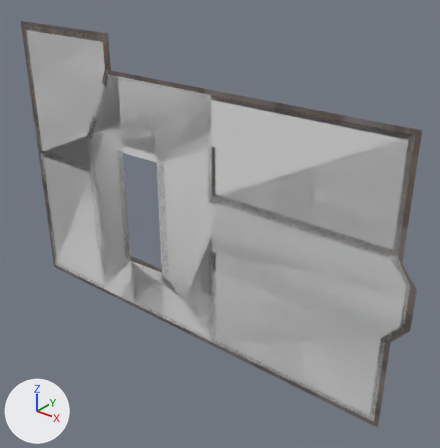
Before and after pictures for a commit that changed the FBX model Assets/Meshes/house1.FBX.
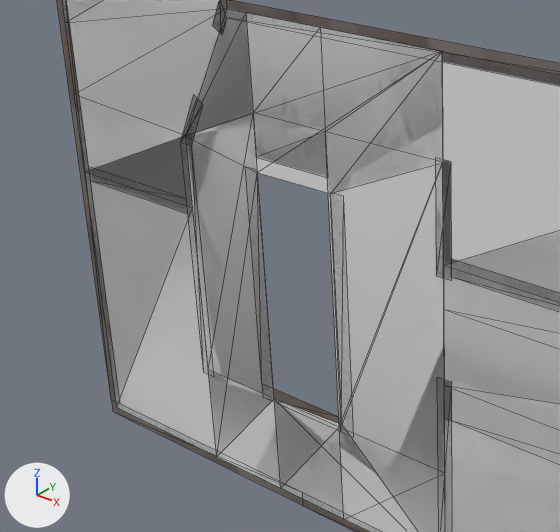
Old and new are each drawn whole from a camera (50 mm lens) standing at (21.1, -23.5, 14.3) and looking at (1.7, 0.8, -0.8) and again close up on the part from 0% to 61% of the width and 16% to 72% of the height. Lighting does not change. The marker at lower left points along +X, +Y and +Z. The close-ups show mesh edges as thin lines. Where no turn or scale is listed for an object, it has been applied to the vertices. Vertices at the same position are counted once.

Objects in the first close-up: 'house1_bathroom_floor', 'house1_bedroom_ambient', 'house1_guest_room_ambient', 'house1_hall_ambient', 'house1_hall_floor', 'house1_study_floor', 'house1_walls'.
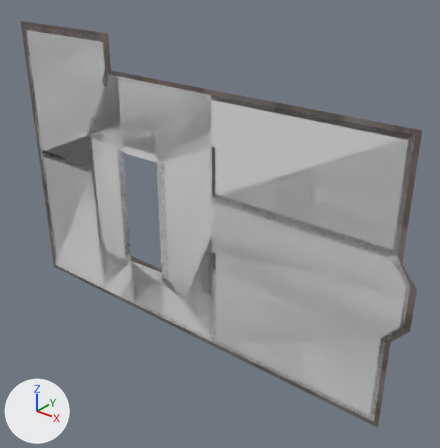
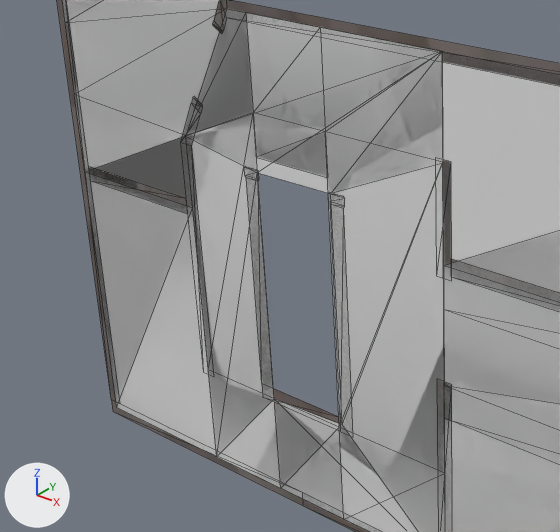
The change, as a list of edits to the scene's bpy script:
```text
Change me_mesh:
    used by ob_house1_walls; location = (0.0, 0.0, 0.0)
    remove me_mesh.from_pydata(...)  # 67 vertices, 46 faces; spans x -13.7..13.5, y 0.0, z -8.8..9.0
    add me_mesh.from_pydata(...)  # 85 vertices, 64 faces; spans x -13.7..13.5, y 0.0, z -8.8..9.0
    me_mesh part 1
    2 vertices are removed from x -7.4..-6.2, y 0.0, z 3.9..6.0
    10 faces are deleted
    20 vertices are added at x -7.7..-1.7, y 0.0, z 1.9..6.3
    28 new faces join them
```

Boxes [x1, y1, x2, y2] around the edits, measured in the close-ups (560 x 532 px):
part 1 of me_mesh, built on
    before: [181, 0, 353, 431]
    after: [183, 0, 353, 436]
